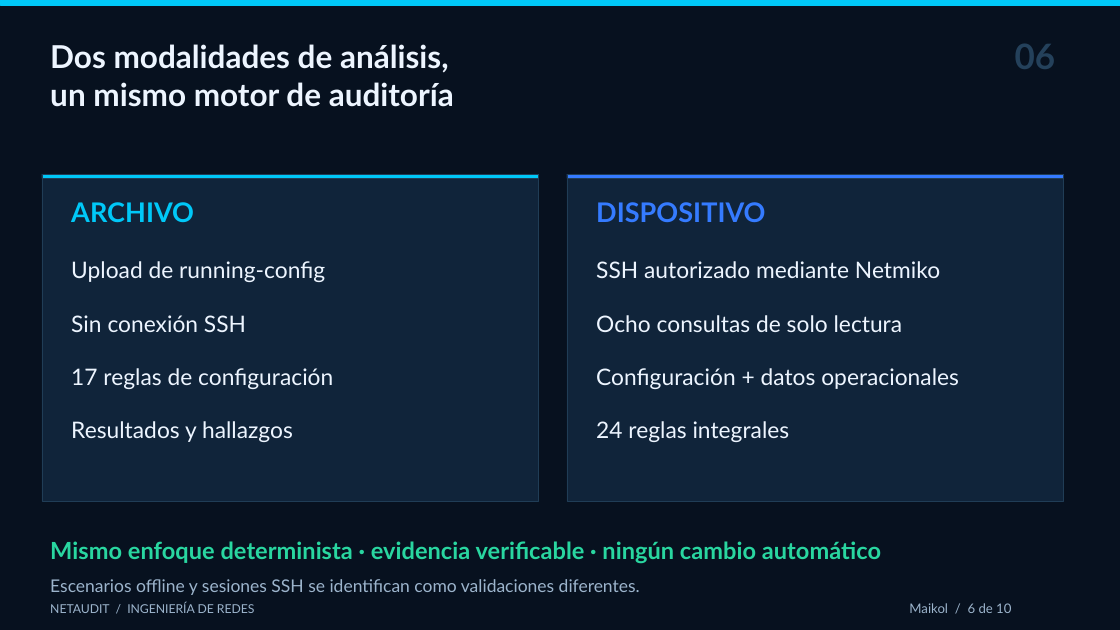
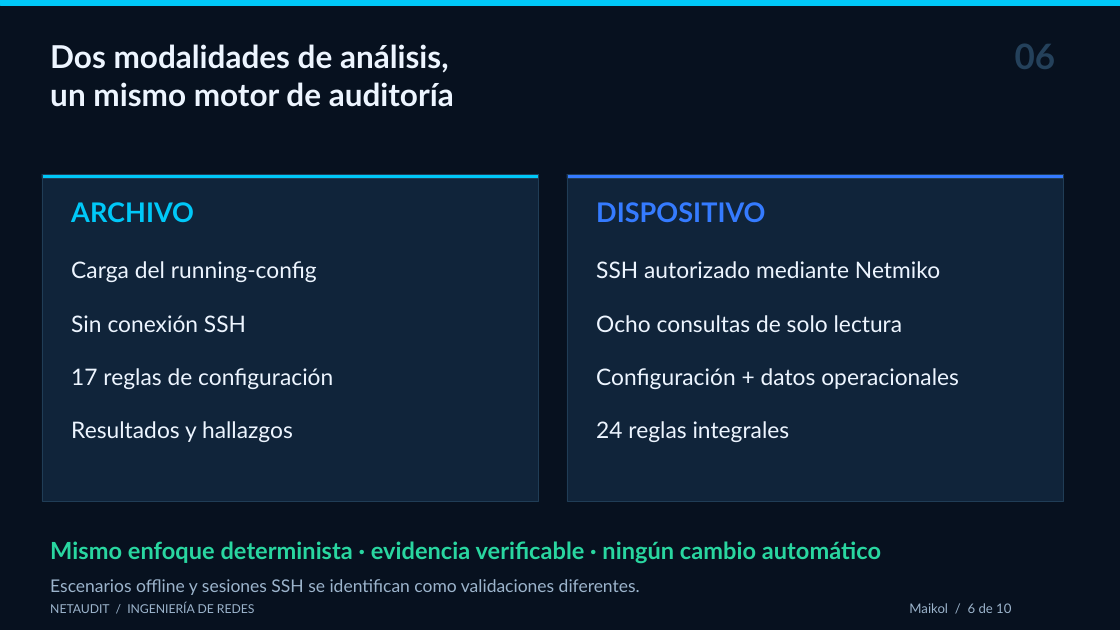
Before and after one commit to thomasdbs21/grupo-1, a slide deck: slide 6 of Entregables-APT/Fase-3/Presentacion/NetAudit_Defensa_Final_Comision_2026.pptx. Drawn at 1120x630 pixels with LibreOffice and Linux fonts; fonts in the diff are those of the drawing. Boxes give left, top, right and bottom in pixels: in the first picture for what was removed or moved away, otherwise in the second. Text is boxed around its words. In the diff, an @@ line names an element or a change of style, - is before the commit and + after.

```diff
--- a/Entregables-APT/Fase-3/Presentacion/NetAudit_Defensa_Final_Comision_2026.pptx
+++ b/Entregables-APT/Fase-3/Presentacion/NetAudit_Defensa_Final_Comision_2026.pptx
@@ text at [71,261,317,282]: text changed @@
-Upload de running-config
+Carga del running-config
```
Also in this commit, not shown: 3 other slides changed, 1 other file.
